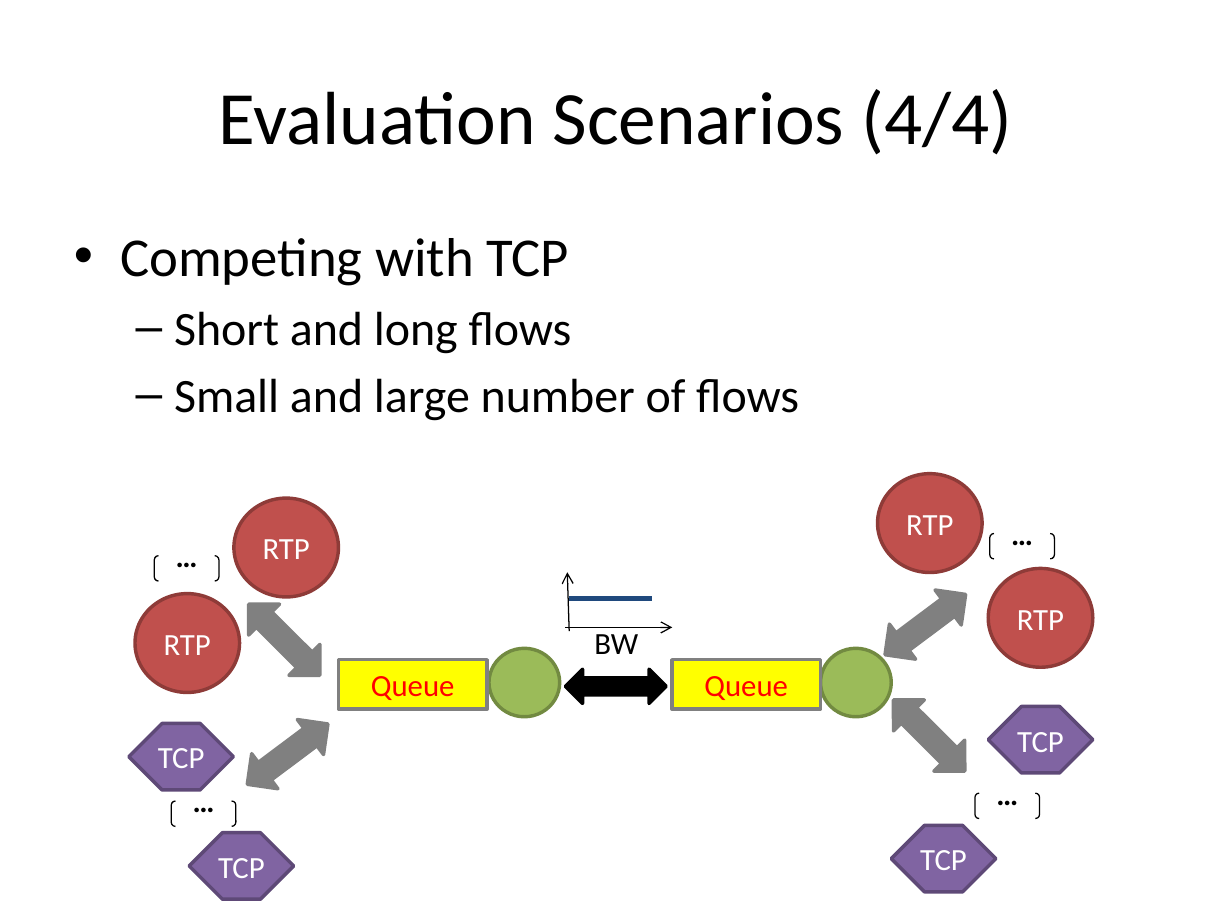
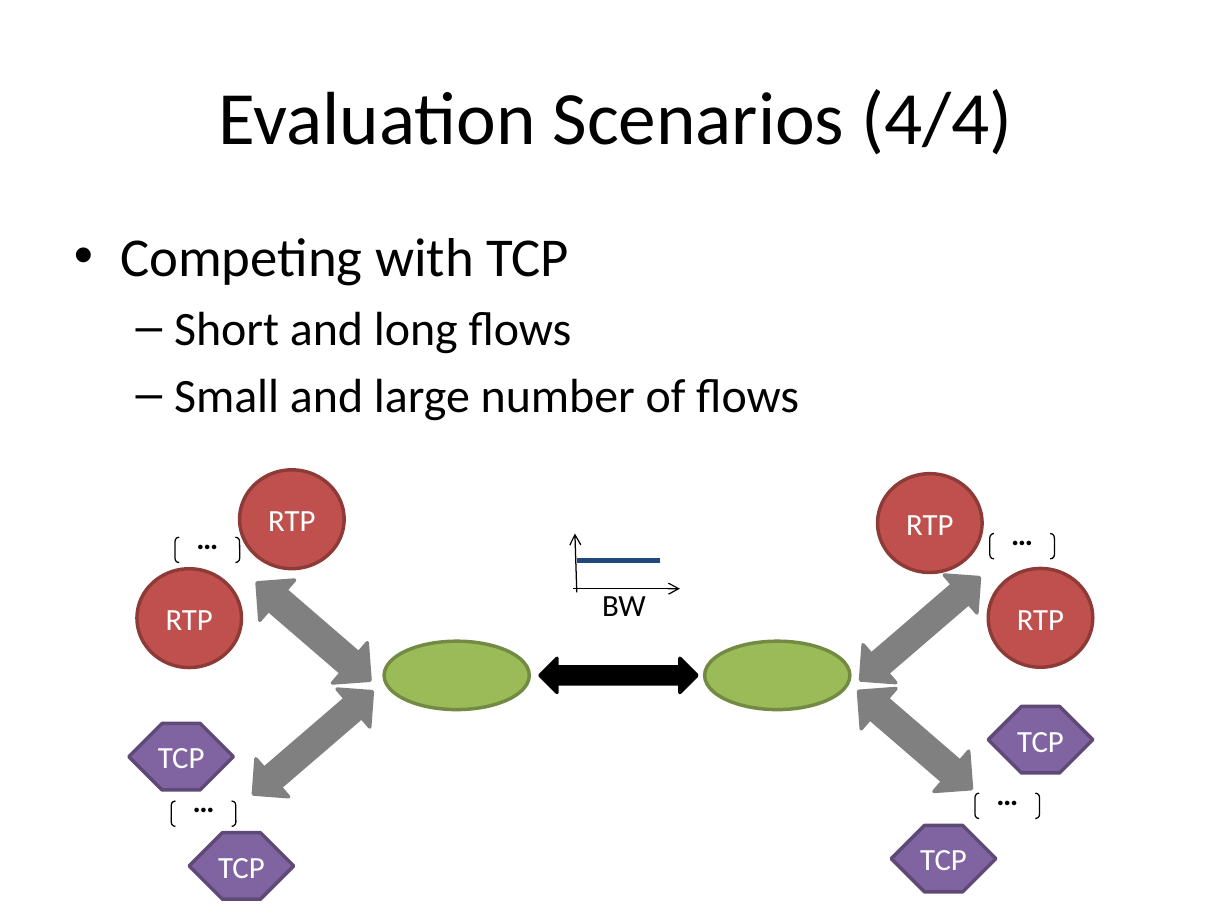
Before and after one commit to protocols-comnet/rmcat-eval-criteria, a slide deck: slide 8 of ppt-ietf85-rmcat-cc-eval-00.pptx. Drawn at 1232x924 pixels with LibreOffice and Linux fonts; fonts in the diff are those of the drawing. Boxes give left, top, right and bottom in pixels: in the first picture for what was removed or moved away, otherwise in the second. Text is boxed around its words. In the diff, an @@ line names an element or a change of style, - is before the commit and + after.

```diff
--- a/ppt-ietf85-rmcat-cc-eval-00.pptx
+++ b/ppt-ietf85-rmcat-cc-eval-00.pptx
@@ ellipse "RTP" moved from (x1=234, y1=498, x2=339, y2=596) to (x1=239, y1=469, x2=344, y2=568) @@
@@ bracket pair "…" moved from (x1=154, y1=556, x2=218, y2=582) to (x1=175, y1=537, x2=239, y2=563) @@
@@ 2 arrows, 1 line moved together from (x1=565, y1=573, x2=673, y2=631) to (x1=573, y1=533, x2=680, y2=593) @@
@@ ellipse "RTP" moved from (x1=136, y1=594, x2=240, y2=692) to (x1=137, y1=569, x2=241, y2=668) @@
@@ left right arrow at (x1=240, y1=563, x2=387, y2=700): rotation 44 to 40 degrees @@
@@ left right arrow at (x1=844, y1=559, x2=995, y2=699): rotation 323 to 319 degrees @@
@@ text "BW" moved from (x1=594, y1=634, x2=638, y2=654) to (x1=602, y1=596, x2=646, y2=616) @@
@@ rectangle removed at (x1=339, y1=659, x2=488, y2=708) @@
-Queue
@@ ellipse resized from (x1=489, y1=648, x2=559, y2=717) to (x1=384, y1=641, x2=530, y2=710) @@
@@ left right arrow resized from (x1=565, y1=669, x2=667, y2=703) to (x1=540, y1=658, x2=696, y2=692) @@
@@ rectangle removed at (x1=671, y1=659, x2=821, y2=708) @@
-Queue
@@ ellipse resized from (x1=821, y1=648, x2=891, y2=717) to (x1=705, y1=641, x2=850, y2=710) @@
@@ left right arrow at (x1=237, y1=673, x2=388, y2=814): rotation 323 to 319 degrees @@
@@ left right arrow at (x1=841, y1=671, x2=988, y2=809): rotation 44 to 40 degrees @@
```
Also in this commit, not shown: 5 other slides changed, 1 slide removed, 1 other file.
